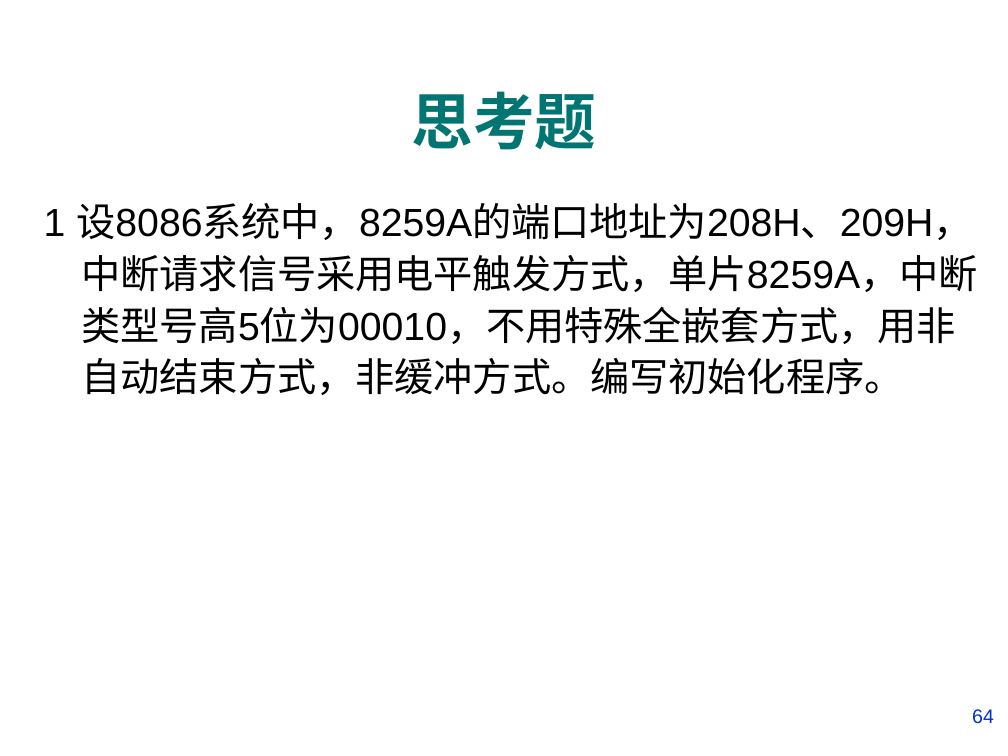
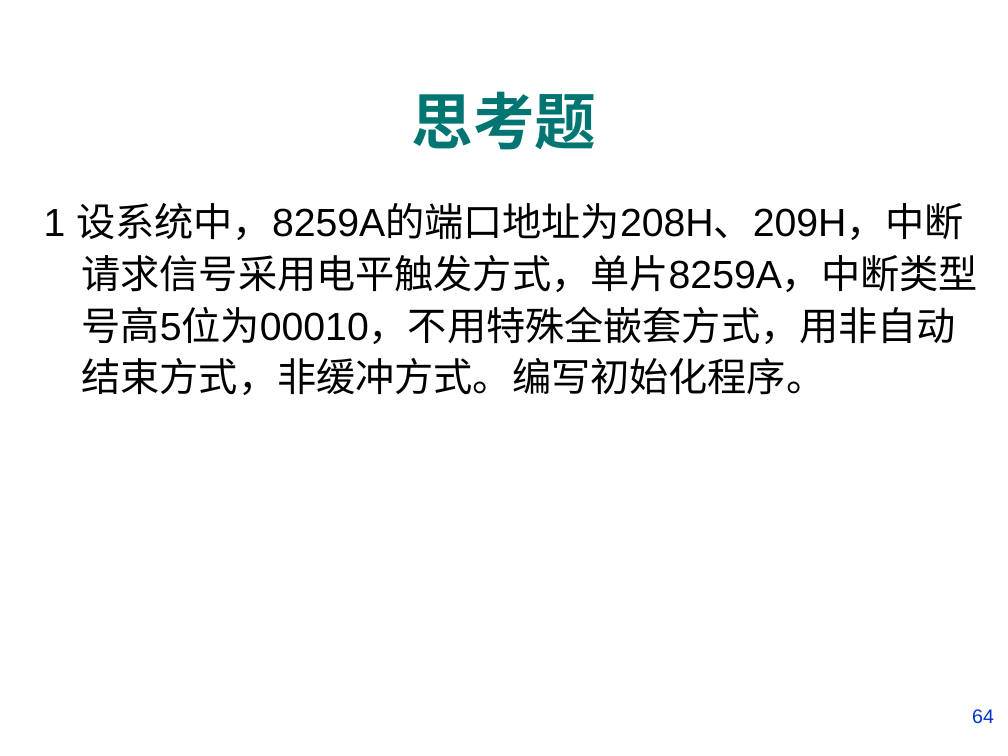
Before and after one commit to rshouc/Microcomputer, a slide deck: slide 64 of PPT/The Principle of Microcomputer/第七章 微机原理（中断控制器8259A) .pptx. Drawn at 1008x756 pixels with LibreOffice and Linux fonts; fonts in the diff are those of the drawing; background and template pictures are left out. Boxes give left, top, right and bottom in pixels: in the first picture for what was removed or moved away, otherwise in the second. Text is boxed around its words. In the diff, an @@ line names an element or a change of style, - is before the commit and + after.

```diff
--- a/PPT/The Principle of Microcomputer/第七章 微机原理（中断控制器8259A) .pptx
+++ b/PPT/The Principle of Microcomputer/第七章 微机原理（中断控制器8259A) .pptx
@@ text at (44, 203, 978, 395): text changed @@
-1 设8086系统中，8259A的端口地址为208H、209H，中断请求信号采用电平触发方式，单片8259A，中断类型号高5位为00010，不用特殊全嵌套方式，用非自动结束方式，非缓冲方式。编写初始化程序。
+1 设系统中，8259A的端口地址为208H、209H，中断请求信号采用电平触发方式，单片8259A，中断类型号高5位为00010，不用特殊全嵌套方式，用非自动结束方式，非缓冲方式。编写初始化程序。
```
Also in this commit, not shown: 14 other slides changed, 1 other file.
